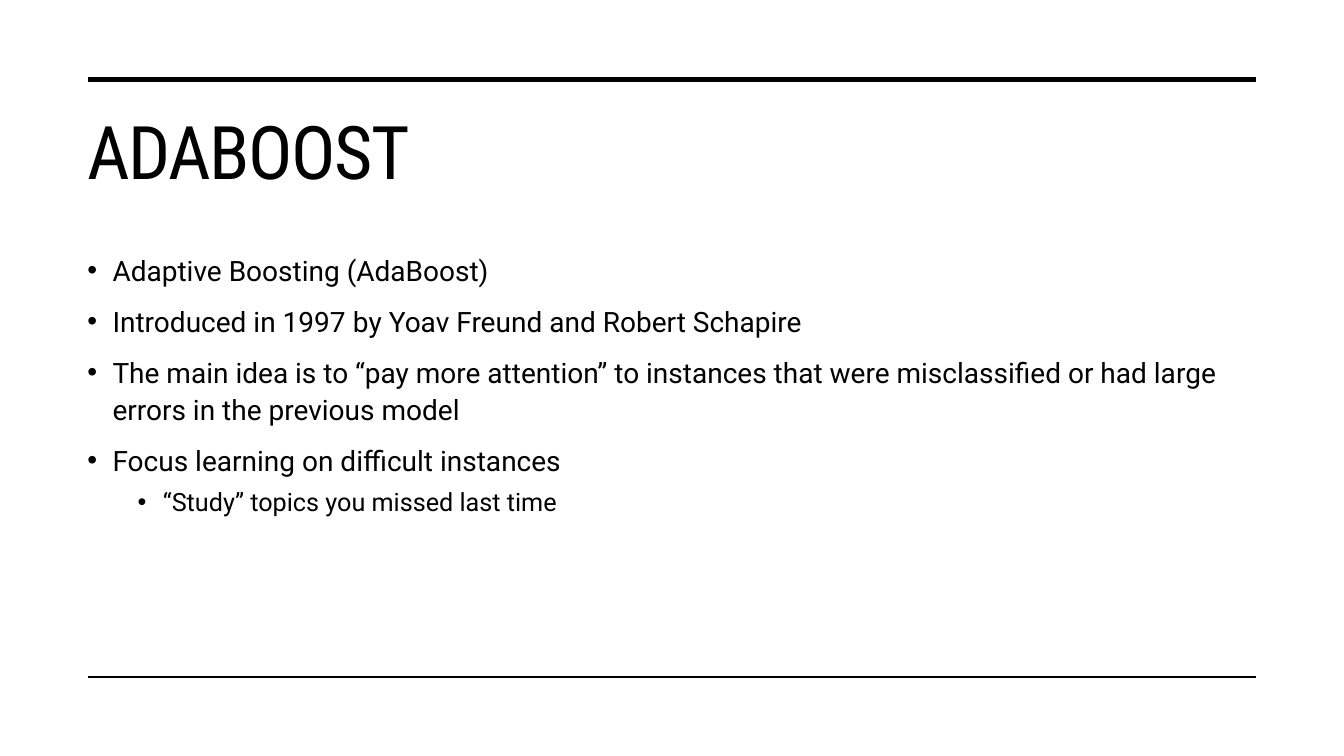
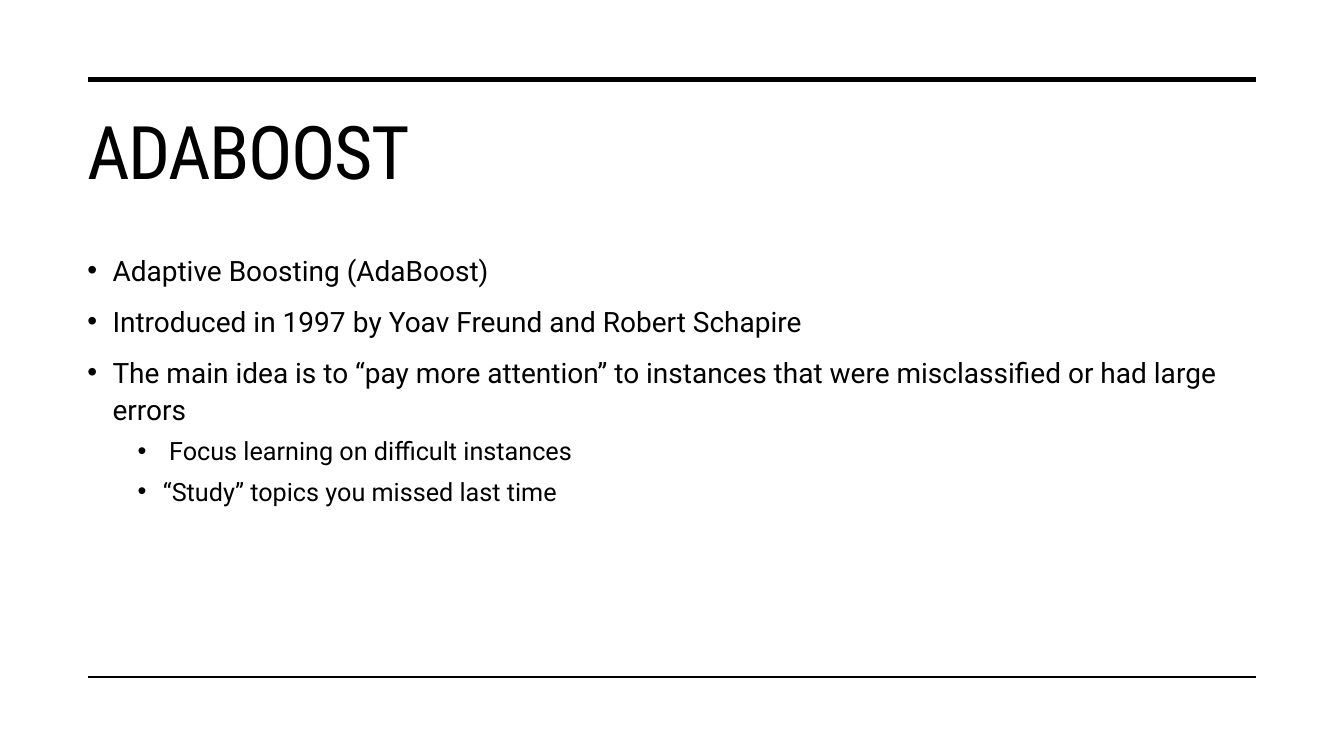
Before and after one commit to STAT-486-Fall-2026/course-content, a slide deck: slide 4 of slides/16-boosting.pptx. Drawn at 1344x756 pixels with LibreOffice and Linux fonts; fonts in the diff are those of the drawing. Boxes give left, top, right and bottom in pixels: in the first picture for what was removed or moved away, otherwise in the second. Text is boxed around its words. In the diff, an @@ line names an element or a change of style, - is before the commit and + after.

Commit message:
clean up boosting slides

```diff
--- a/slides/16-boosting.pptx
+++ b/slides/16-boosting.pptx
@@ text at box(113, 361, 1216, 421): text changed @@
-• The main idea is to “pay more attention” to instances that were misclassified or had large errors in the previous model
+• The main idea is to “pay more attention” to instances that were misclassified or had large errors
@@ text at box(169, 441, 571, 466): size 20 to 18 pt in "Focus learning on difficult instances"; list level 1 to 2 in "Focus learning on difficult instances" @@
```
Also in this commit, not shown: 1 other file.
